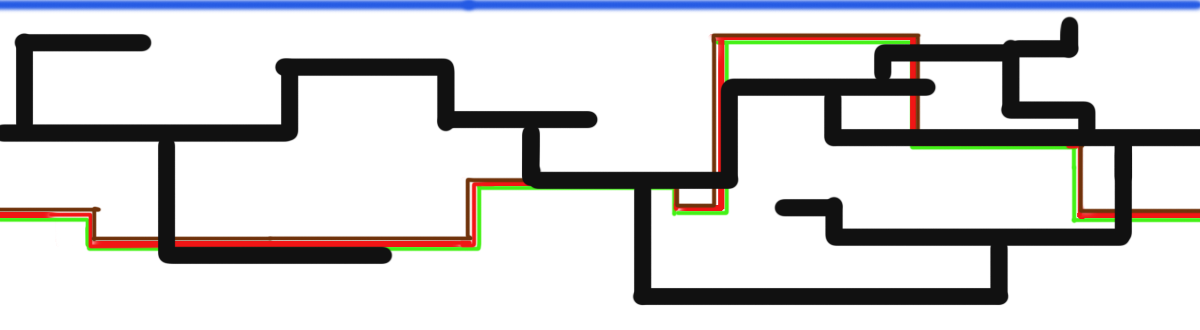
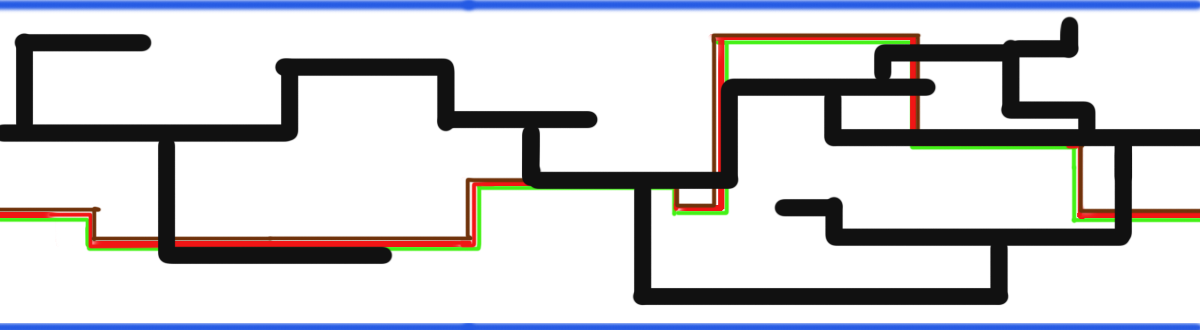
The second 1200x330 image is a revision of the first. Changes to its layers:
added layer "Слой 6 копия" above "Слой 6" over [0, 323, 1200, 330]
